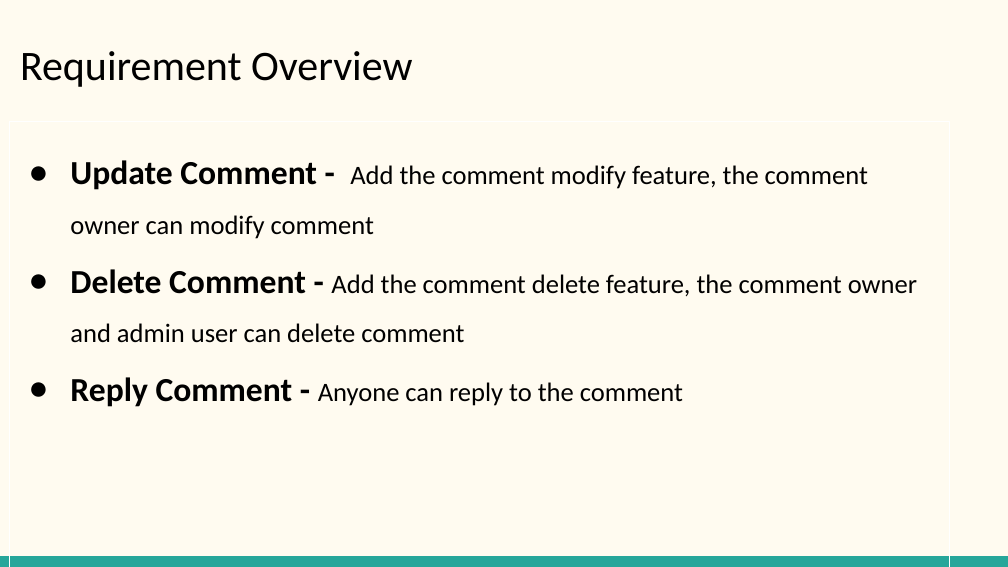
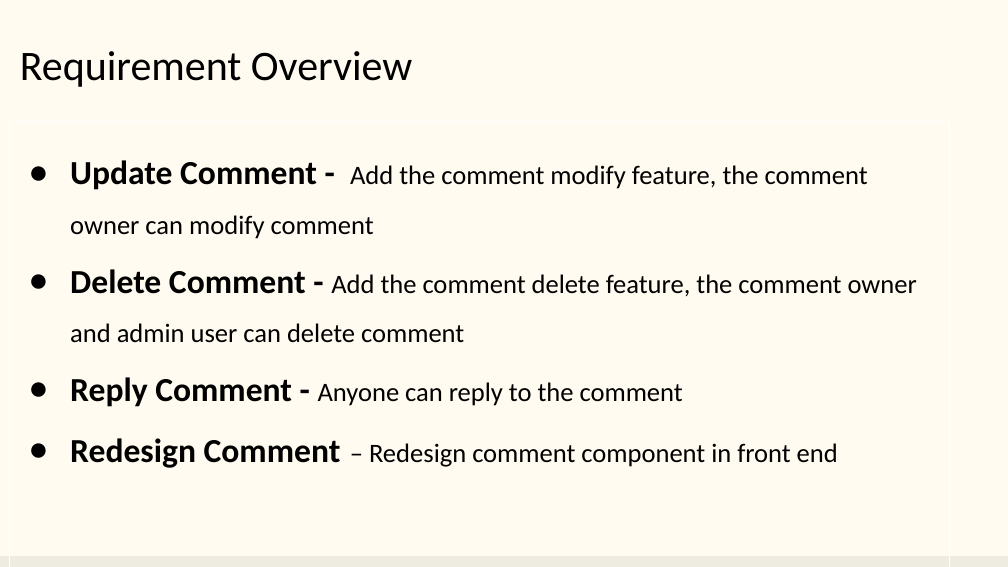
Before and after one commit to EdgeGallery/community, a slide deck: slide 2 of AppStore and Developer Joint PT/Release/Requirement analysis/appstore/Comment Feature.pptx. Drawn at 1008x567 pixels with LibreOffice and Linux fonts; fonts in the diff are those of the drawing. Boxes give left, top, right and bottom in pixels: in the first picture for what was removed or moved away, otherwise in the second. Text is boxed around its words. In the diff, an @@ line names an element or a change of style, - is before the commit and + after.

```diff
--- a/AppStore and Developer Joint PT/Release/Requirement analysis/appstore/Comment Feature.pptx
+++ b/AppStore and Developer Joint PT/Release/Requirement analysis/appstore/Comment Feature.pptx
@@ rectangle "Update Comment - Add the ..." at (10, 121, 950, 567): text to rectangle; outline #FFFFFF 0.75 pt to #FFFFFF 0.74 pt @@
@@ text in rectangle at (70, 438, 838, 468): paragraph added @@
+● Redesign Comment – Redesign comment component in front end
@@ rectangle at (0, 556, 1008, 567): fill #26A69A to #EEECE1 @@
```
Also in this commit, not shown: 14 other slides changed, 1 slide added.
